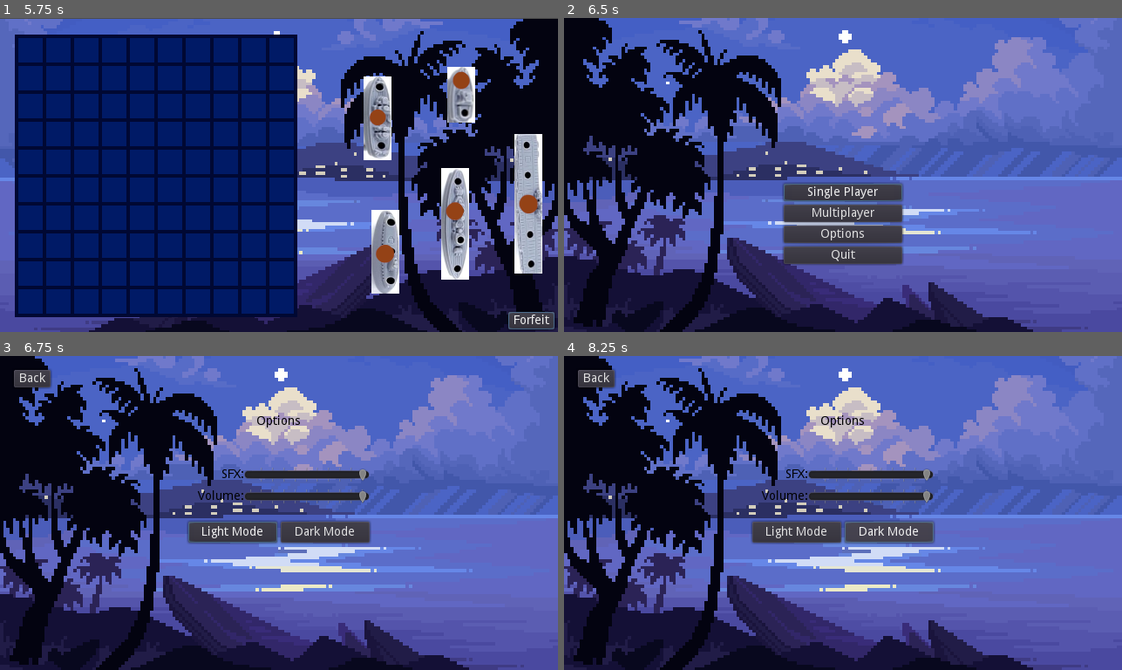
Above: before the commit, frames 1-4 (two rows, left to right).
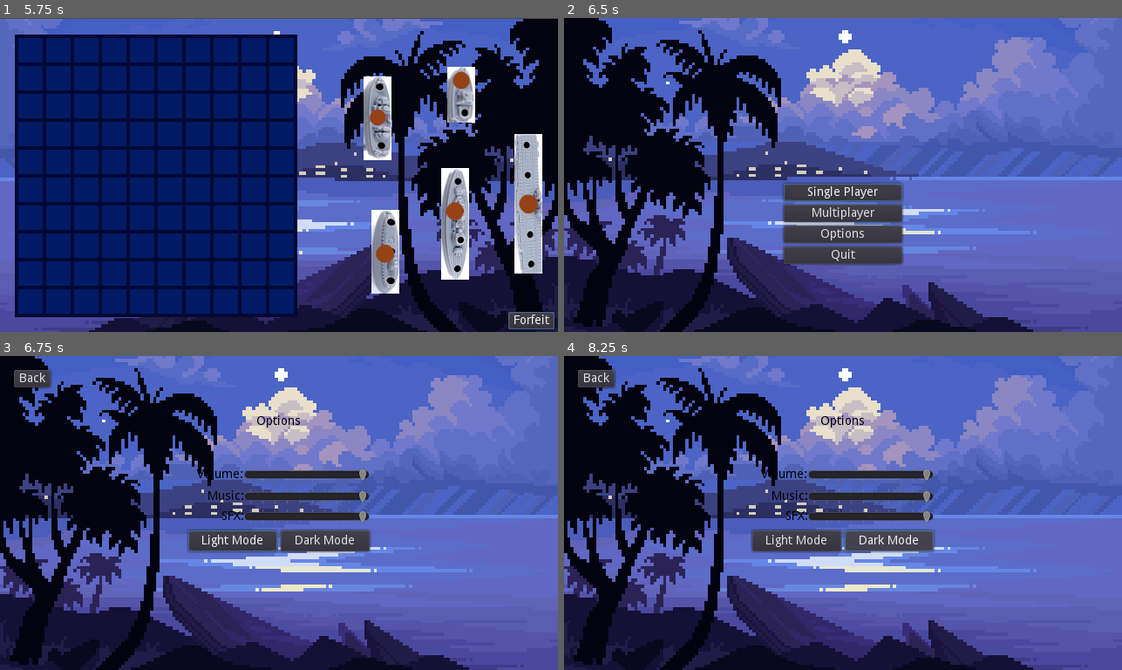
Above: after the commit, the same moments.

Repository: JohnBreaux/Boat-Battle
Game: Godot game, scene res://scenes/Main.tscn
Two runs of this game, one before a commit and one after it. Both use one fixed random seed, a clock stepped at 60 frames per second and the inputs below.
Inputs (mouse positions are in pixels of both pictures, inside the frame that each line leads up to):
- Up to frame 1 (5.75 s): click "Single Player" at 0.5 s; click "Forfeit" at 1.25 s; click "Single Player" at 2 s; click "Forfeit" at 2.75 s; click "Single Player" at 3.5 s; click "Forfeit" at 4.25 s; click "Multiplayer" at 5 s
- Up to frame 2 (6.5 s): tap Enter at 5.75 s; move the mouse to (965, 159) at 5.77 s; click (965, 159) at 5.92 s
- Up to frame 3 (6.75 s): click "Options" at 6.5 s
- Up to frame 4 (8.25 s): click "Light Mode" at 7.25 s; click "Dark Mode" at 8 s

Frames 1-2 are identical in both runs. In frame 3, 3.5% of the frame differs, in the area x 33-67%, y 35-63%; in frame 4, 3.5%.

Commit message:
Added master slider to change all volume

Diff:
--- a/godot_ship/scenes/Options.tscn
+++ b/godot_ship/scenes/Options.tscn
@@ -42,22 +42,23 @@
 "_edit_use_anchors_": false
 }
 
-[node name="SFX Setting" type="Node2D" parent="Sliders"]
+[node name="Master Volume Setting" type="Node2D" parent="Sliders"]
 position = Vector2( 0, 8 )
 
-[node name="SFX Label" type="Label" parent="Sliders/SFX Setting"]
+[node name="Master Label" type="Label" parent="Sliders/Master Volume Setting"]
+margin_left = -0.140289
 margin_top = -8.0
-margin_right = 64.0
+margin_right = 63.8597
 margin_bottom = 8.0
 custom_colors/font_color = Color( 0, 0, 0, 1 )
-text = "SFX:"
+text = "Volume:"
 align = 2
 valign = 1
 __meta__ = {
 "_edit_use_anchors_": false
 }
 
-[node name="SFX Slider" type="HSlider" parent="Sliders/SFX Setting"]
+[node name="Master Slider" type="HSlider" parent="Sliders/Master Volume Setting"]
 margin_left = 64.0
 margin_top = -8.0
 margin_right = 208.0
@@ -69,27 +70,28 @@
 focus_previous = NodePath("../../../Back")
 min_value = -25.0
 max_value = 0.0
-tick_count = 11
+tick_count = 10
+ticks_on_borders = true
 __meta__ = {
 "_edit_use_anchors_": false
 }
 
-[node name="Volume Setting" type="Node2D" parent="Sliders"]
+[node name="Music Volume Setting" type="Node2D" parent="Sliders"]
 position = Vector2( 0, 33 )
 
-[node name="Volume Label" type="Label" parent="Sliders/Volume Setting"]
+[node name="Music Label" type="Label" parent="Sliders/Music Volume Setting"]
 margin_top = -8.0
 margin_right = 64.0
 margin_bottom = 8.0
 custom_colors/font_color = Color( 0, 0, 0, 1 )
-text = "Volume:"
+text = "Music:"
 align = 2
 valign = 1
 __meta__ = {
 "_edit_use_anchors_": false
 }
 
-[node name="Volume Slider" type="HSlider" parent="Sliders/Volume Setting"]
+[node name="Music Slider" type="HSlider" parent="Sliders/Music Volume Setting"]
 margin_left = 64.0
 margin_top = -8.0
 margin_right = 208.0
@@ -100,7 +102,34 @@
 focus_previous = NodePath("../../SFX Setting/SFX Slider")
 min_value = -50.0
 max_value = 0.0
-tick_count = 11
+tick_count = 10
+ticks_on_borders = true
+__meta__ = {
+"_edit_use_anchors_": false
+}
+
+[node name="SFX Volume Setting" type="Node2D" parent="Sliders"]
+
+[node name="SFX Label" type="Label" parent="Sliders/SFX Volume Setting"]
+margin_top = 48.0
+margin_right = 64.0
+margin_bottom = 64.0
+custom_colors/font_color = Color( 0, 0, 0, 1 )
+text = "SFX:"
+align = 2
+valign = 1
+__meta__ = {
+"_edit_use_anchors_": false
+}
+
+[node name="SFX Slider" type="HSlider" parent="Sliders/SFX Volume Setting"]
+margin_left = 64.0
+margin_top = 48.0
+margin_right = 208.0
+margin_bottom = 64.0
+min_value = -50.0
+max_value = 0.0
+tick_count = 10
 ticks_on_borders = true
 __meta__ = {
 "_edit_use_anchors_": false
@@ -108,9 +137,9 @@
 
 [node name="Buttons" type="HBoxContainer" parent="."]
 margin_left = 216.0
-margin_top = 190.0
+margin_top = 200.0
 margin_right = 424.0
-margin_bottom = 214.0
+margin_bottom = 224.0
 __meta__ = {
 "_edit_lock_": true,
 "_edit_use_anchors_": false
@@ -155,8 +184,9 @@
 "_edit_use_anchors_": false
 }
 
-[connection signal="value_changed" from="Sliders/SFX Setting/SFX Slider" to="." method="_on_SFX_Slider_value_changed"]
-[connection signal="value_changed" from="Sliders/Volume Setting/Volume Slider" to="." method="_on_Volume_Slider_value_changed"]
+[connection signal="value_changed" from="Sliders/Master Volume Setting/Master Slider" to="." method="_on_Master_Slider_value_changed"]
+[connection signal="value_changed" from="Sliders/Music Volume Setting/Music Slider" to="." method="_on_Music_Slider_value_changed"]
+[connection signal="value_changed" from="Sliders/SFX Volume Setting/SFX Slider" to="." method="_on_SFX_Slider_value_changed"]
 [connection signal="pressed" from="Buttons/Light" to="." method="_on_Light_pressed"]
 [connection signal="pressed" from="Buttons/Dark" to="." method="_on_Dark_pressed"]
 [connection signal="pressed" from="Back" to="." method="_on_Button_pressed"]
--- a/godot_ship/script/options/Options.gd
+++ b/godot_ship/script/options/Options.gd
@@ -1,7 +1,8 @@
 extends Control
 
+onready var master_slider  = find_node("Master Slider", true, true)
+onready var music_slider  = find_node("Music Slider", true, true)
 onready var sound_slider  = find_node("SFX Slider", true, true)
-onready var music_slider  = find_node("Volume Slider", true, true)
 onready var theme_buttons = find_node("Buttons", true, true).get_children()
 
 
@@ -9,21 +10,28 @@
 func _ready():
 	OptionsController.load_options()
 	find_next_valid_focus().grab_focus()
+	master_slider.value = OptionsController.get_mas_volume()
+	music_slider.value = OptionsController.get_mus_volume()
 	sound_slider.value = OptionsController.get_sfx_volume()
-	music_slider.value = OptionsController.get_mus_volume()
 
 func _on_Button_pressed():
 	AudioBus.emit_signal("button_clicked")
 	queue_free()
 	#MessageBus.emit_signal("change_scene", "Title")
 
+func _on_Master_Slider_value_changed(value):
+	AudioBus.emit_signal("button_clicked")
+	OptionsController.set_mas_vol(value)
+	OptionsController.save_options()
+
+func _on_Music_Slider_value_changed(value):
+	AudioBus.emit_signal("button_clicked")
+	OptionsController.set_mus_vol(value)
+	OptionsController.save_options()
+
 func _on_SFX_Slider_value_changed(value):
 	AudioBus.emit_signal("button_clicked")
 	OptionsController.set_sfx_vol(value)
-	OptionsController.save_options()
-
-func _on_Volume_Slider_value_changed(value):
-	OptionsController.set_mus_vol(value)
 	OptionsController.save_options()
 
 func _on_Light_pressed():
--- a/godot_ship/script/options/OptionsController.gd
+++ b/godot_ship/script/options/OptionsController.gd
@@ -8,6 +8,7 @@
 var f = File.new()
 var options_file = "user://options.save"
 var theme = "dark"
+var mas_vol = 0
 var mus_vol = 0
 var sfx_vol = 0
 
@@ -19,7 +20,11 @@
 	match theme_name:
 		"dark","light":
 			theme = String(theme_name)
+			save_options()
 			emit_signal("change_theme", theme)
+func set_mas_vol(volume):
+	mas_vol = volume
+	AudioServer.set_bus_volume_db(AudioServer.get_bus_index("Master"), mas_vol)
 func set_mus_vol(volume):
 	mus_vol = volume
 	AudioServer.set_bus_volume_db(AudioServer.get_bus_index("BGM"), mus_vol)
@@ -31,6 +36,7 @@
 func save_options():
 	f.open(options_file, File.WRITE)
 	f.store_var(theme)
+	f.store_var(mas_vol)
 	f.store_var(mus_vol)
 	f.store_var(sfx_vol)
 	f.close()
@@ -38,15 +44,19 @@
 	if f.file_exists(options_file):
 		f.open(options_file, File.READ)
 		theme = f.get_var()
+		mas_vol = f.get_var()
 		mus_vol = f.get_var()
 		sfx_vol = f.get_var()
 		f.close()
+		AudioServer.set_bus_volume_db(AudioServer.get_bus_index("Master"), mus_vol)
 		AudioServer.set_bus_volume_db(AudioServer.get_bus_index("BGM"), mus_vol)
 		AudioServer.set_bus_volume_db(AudioServer.get_bus_index("SFX"), sfx_vol)
 
 # Getters
 func get_theme():
 	return theme
+func get_mas_volume():
+	return mas_vol
 func get_mus_volume():
 	return mus_vol
 func get_sfx_volume():
